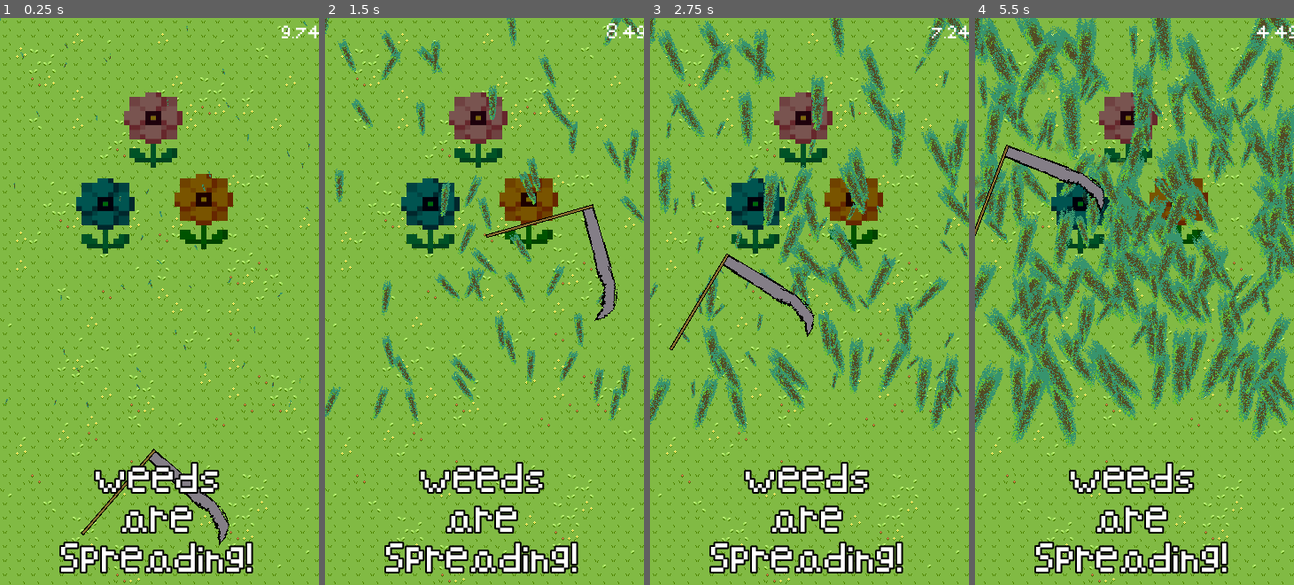
Above: before the commit, frames 1-4 (left to right).
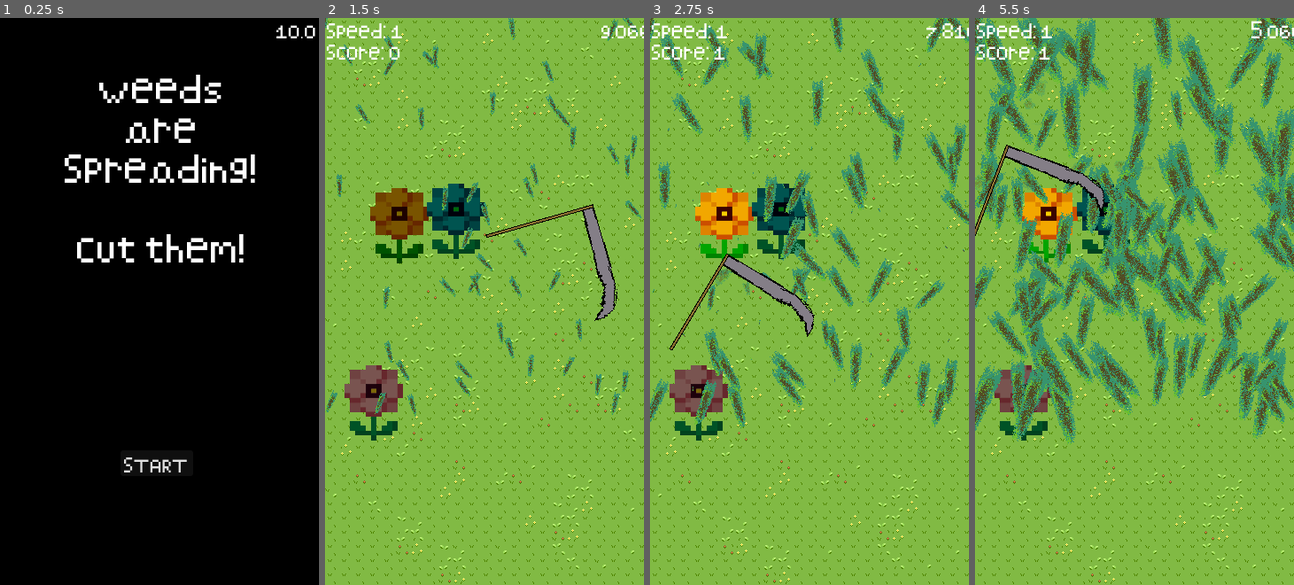
Above: after the commit, the same moments.

Repository: cjwadswo/SpreadIt
Game: Godot game, scene res://scenes/main.tscn
The game is run twice, just before and just after one commit, with the same random seed, the same clock (stepped at 60 frames per second) and the same inputs.
Inputs (mouse positions are in pixels of both pictures, inside the frame that each line leads up to):
- Up to frame 1 (0.25 s): no input
- Up to frame 2 (1.5 s): click (481, 465) at 0.5 s, where only the run after the commit has a clickable "START"; move the mouse to (554, 273) at 1.27 s; click (554, 273) at 1.42 s
- Up to frame 3 (2.75 s): move the mouse to (745, 329) at 2.02 s; click (745, 329) at 2.17 s
- Up to frame 4 (5.5 s): move the mouse to (1166, 176) at 2.77 s; click (1166, 176) at 2.92 s; move the mouse to (1118, 414) at 3.52 s; click (1118, 414) at 3.67 s; move the mouse to (1230, 386) at 4.27 s; click (1230, 386) at 4.42 s; move the mouse to (1038, 216) at 5.02 s; click (1038, 216) at 5.17 s

The runs differ from the first frame. In frame 1, 98% of the frame differs, in the area x 0-100%, y 0-100%; in frame 2, 17%; in frame 3, 20%; in frame 4, 30%.

Commit message:
0.01

Diff:
--- /dev/null
+++ b/Minigames/Weed_Killer/scenes/ScoreLabel.gd
@@ -0,0 +1,11 @@
+extends Label
+
+
+# Called when the node enters the scene tree for the first time.
+func _ready():
+	pass
+
+
+# Called every frame. 'delta' is the elapsed time since the previous frame.
+func _process(delta):
+	self.text = str("Score: ",Global.score)
--- /dev/null
+++ b/Minigames/Weed_Killer/scenes/SpeedLabel.gd
@@ -0,0 +1,11 @@
+extends Label
+
+
+# Called when the node enters the scene tree for the first time.
+func _ready():
+	self.text = str("Speed: ",Global.speed)
+
+
+# Called every frame. 'delta' is the elapsed time since the previous frame.
+func _process(delta):
+	pass
--- a/Minigames/Weed_Killer/scenes/Timer.gd
+++ /dev/null
@@ -1,9 +0,0 @@
-extends Timer
-
-func _ready():
-	self.start()
-
-func _process(delta):
-	$Label.text = str(self.time_left)
-	if self.time_left < 0.1:
-		Global.game_over = true
--- /dev/null
+++ b/Minigames/Weed_Killer/scenes/flower.tscn
@@ -0,0 +1,93 @@
+[gd_scene load_steps=14 format=3 uid="uid://d36ky7dganqmb"]
+
+[ext_resource type="Script" path="res://scripts/flower.gd" id="1_wllj4"]
+[ext_resource type="Texture2D" uid="uid://bxbn83chtuxye" path="res://sprites/fliower_sheet.png" id="2_u8pr0"]
+
+[sub_resource type="AtlasTexture" id="AtlasTexture_py7v2"]
+atlas = ExtResource("2_u8pr0")
+region = Rect2(0, 0, 72, 128)
+
+[sub_resource type="AtlasTexture" id="AtlasTexture_yman0"]
+atlas = ExtResource("2_u8pr0")
+region = Rect2(72, 0, 72, 128)
+
+[sub_resource type="AtlasTexture" id="AtlasTexture_q2sbm"]
+atlas = ExtResource("2_u8pr0")
+region = Rect2(144, 0, 72, 128)
+
+[sub_resource type="AtlasTexture" id="AtlasTexture_w64ir"]
+atlas = ExtResource("2_u8pr0")
+region = Rect2(216, 0, 72, 128)
+
+[sub_resource type="AtlasTexture" id="AtlasTexture_1hepa"]
+atlas = ExtResource("2_u8pr0")
+region = Rect2(288, 0, 72, 128)
+
+[sub_resource type="AtlasTexture" id="AtlasTexture_26jm2"]
+atlas = ExtResource("2_u8pr0")
+region = Rect2(360, 0, 72, 128)
+
+[sub_resource type="AtlasTexture" id="AtlasTexture_2h4u2"]
+atlas = ExtResource("2_u8pr0")
+region = Rect2(432, 0, 72, 128)
+
+[sub_resource type="AtlasTexture" id="AtlasTexture_7ir2q"]
+atlas = ExtResource("2_u8pr0")
+region = Rect2(504, 0, 72, 128)
+
+[sub_resource type="AtlasTexture" id="AtlasTexture_vhtxs"]
+atlas = ExtResource("2_u8pr0")
+region = Rect2(576, 0, 72, 128)
+
+[sub_resource type="SpriteFrames" id="SpriteFrames_tdff2"]
+animations = [{
+"frames": [{
+"duration": 1.0,
+"texture": SubResource("AtlasTexture_py7v2")
+}, {
+"duration": 1.0,
+"texture": SubResource("AtlasTexture_yman0")
+}, {
+"duration": 1.0,
+"texture": SubResource("AtlasTexture_q2sbm")
+}, {
+"duration": 1.0,
+"texture": SubResource("AtlasTexture_w64ir")
+}, {
+"duration": 1.0,
+"texture": SubResource("AtlasTexture_1hepa")
+}, {
+"duration": 1.0,
+"texture": SubResource("AtlasTexture_26jm2")
+}, {
+"duration": 1.0,
+"texture": SubResource("AtlasTexture_2h4u2")
+}, {
+"duration": 1.0,
+"texture": SubResource("AtlasTexture_7ir2q")
+}, {
+"duration": 1.0,
+"texture": SubResource("AtlasTexture_vhtxs")
+}],
+"loop": true,
+"name": &"default",
+"speed": 5.0
+}]
+
+[sub_resource type="RectangleShape2D" id="RectangleShape2D_s6qq0"]
+size = Vector2(66, 85)
+
+[node name="Flower" type="Area2D"]
+modulate = Color(0.501961, 0.501961, 0.501961, 1)
+position = Vector2(176, 332)
+collision_layer = 0
+script = ExtResource("1_wllj4")
+
+[node name="Sprite" type="AnimatedSprite2D" parent="."]
+sprite_frames = SubResource("SpriteFrames_tdff2")
+frame_progress = 0.0656753
+
+[node name="CollisionShape2D" type="CollisionShape2D" parent="."]
+visible = false
+position = Vector2(0, -5.5)
+shape = SubResource("RectangleShape2D_s6qq0")
--- a/Minigames/Weed_Killer/scenes/main.tscn
+++ b/Minigames/Weed_Killer/scenes/main.tscn
@@ -1,16 +1,20 @@
-[gd_scene load_steps=26 format=3 uid="uid://dou2henr0qryf"]
-
-[ext_resource type="Script" path="res://scripts/global.gd" id="1_jk130"]
+[gd_scene load_steps=30 format=3 uid="uid://dou2henr0qryf"]
+
+[ext_resource type="Script" path="res://scripts/main.gd" id="1_ognl5"]
 [ext_resource type="Texture2D" uid="uid://bxbn83chtuxye" path="res://sprites/fliower_sheet.png" id="2_ysujx"]
 [ext_resource type="PackedScene" uid="uid://dot15e1bdptgn" path="res://scenes/weapon.tscn" id="3_e530q"]
 [ext_resource type="Script" path="res://scripts/weed_generator.gd" id="3_jo4fp"]
 [ext_resource type="Texture2D" uid="uid://bth2dvp40weky" path="res://sprites/grass_tileset.png" id="4_33lhr"]
 [ext_resource type="PackedScene" uid="uid://cs0jxye6epk82" path="res://scenes/weeds.tscn" id="4_f2vxs"]
+[ext_resource type="Script" path="res://scripts/flower2.gd" id="5_nsby8"]
+[ext_resource type="Script" path="res://scripts/flower3.gd" id="6_h4gbc"]
 [ext_resource type="AudioStream" uid="uid://d3gyjxws3fsb" path="res://sounds/music.mp3" id="6_rf8jr"]
-[ext_resource type="Script" path="res://scenes/flower.gd" id="7_qmp0j"]
+[ext_resource type="Script" path="res://scripts/flower.gd" id="7_qmp0j"]
 [ext_resource type="FontFile" uid="uid://ctxvr2siy75fd" path="res://pixely_font.ttf" id="9_rsrex"]
-[ext_resource type="Script" path="res://scenes/Label.gd" id="10_k4ho5"]
-[ext_resource type="Script" path="res://scenes/Timer.gd" id="11_s5t42"]
+[ext_resource type="Script" path="res://scripts/Label.gd" id="10_k4ho5"]
+[ext_resource type="Script" path="res://scripts/Timer.gd" id="11_s5t42"]
+[ext_resource type="Script" path="res://scenes/SpeedLabel.gd" id="13_07pvn"]
+[ext_resource type="Script" path="res://scenes/ScoreLabel.gd" id="14_axm2p"]
 
 [sub_resource type="TileSetAtlasSource" id="TileSetAtlasSource_2sqmc"]
 texture = ExtResource("4_33lhr")
@@ -120,7 +124,7 @@
 shadow_size = 0
 
 [node name="Main" type="Node2D"]
-script = ExtResource("1_jk130")
+script = ExtResource("1_ognl5")
 
 [node name="TileMap" type="TileMap" parent="."]
 tile_set = SubResource("TileSet_vdeoj")
@@ -129,7 +133,8 @@
 
 [node name="Flower" type="Area2D" parent="."]
 modulate = Color(0.501961, 0.501961, 0.501961, 1)
-position = Vector2(173, 132)
+position = Vector2(176, 332)
+collision_layer = 0
 script = ExtResource("7_qmp0j")
 
 [node name="Sprite" type="AnimatedSprite2D" parent="Flower"]
@@ -144,6 +149,7 @@
 [node name="Flower2" type="Area2D" parent="."]
 modulate = Color(0.501961, 0.501961, 0.501961, 1)
 position = Vector2(230, 224)
+collision_layer = 0
 script = ExtResource("7_qmp0j")
 
 [node name="Sprite" type="AnimatedSprite2D" parent="Flower2"]
@@ -159,6 +165,7 @@
 [node name="Flower3" type="Area2D" parent="."]
 modulate = Color(0.501961, 0.501961, 0.501961, 1)
 position = Vector2(119, 229)
+collision_layer = 0
 script = ExtResource("7_qmp0j")
 
 [node name="Sprite" type="AnimatedSprite2D" parent="Flower3"]
@@ -167,6 +174,106 @@
 frame_progress = 0.0656753
 
 [node name="CollisionShape2D" type="CollisionShape2D" parent="Flower3"]
+visible = false
+position = Vector2(0, -5.5)
+shape = SubResource("RectangleShape2D_s6qq0")
+
+[node name="Flower4" type="Area2D" parent="."]
+visible = false
+modulate = Color(0.501961, 0.501961, 0.501961, 1)
+position = Vector2(156, 335)
+collision_layer = 0
+script = ExtResource("5_nsby8")
+
+[node name="Sprite" type="AnimatedSprite2D" parent="Flower4"]
+modulate = Color(0, 1, 1, 1)
+sprite_frames = SubResource("SpriteFrames_tdff2")
+frame_progress = 0.0656753
+
+[node name="CollisionShape2D" type="CollisionShape2D" parent="Flower4"]
+visible = false
+position = Vector2(0, -5.5)
+shape = SubResource("RectangleShape2D_s6qq0")
+
+[node name="Flower5" type="Area2D" parent="."]
+visible = false
+modulate = Color(0.501961, 0.501961, 0.501961, 1)
+position = Vector2(244, 329)
+collision_layer = 0
+script = ExtResource("5_nsby8")
+
+[node name="Sprite" type="AnimatedSprite2D" parent="Flower5"]
+modulate = Color(1, 1, 0, 1)
+sprite_frames = SubResource("SpriteFrames_tdff2")
+frame_progress = 0.0656753
+
+[node name="CollisionShape2D" type="CollisionShape2D" parent="Flower5"]
+visible = false
+position = Vector2(0, -5.5)
+shape = SubResource("RectangleShape2D_s6qq0")
+
+[node name="Flower6" type="Area2D" parent="."]
+visible = false
+modulate = Color(0.501961, 0.501961, 0.501961, 1)
+position = Vector2(224, 332)
+collision_layer = 0
+script = ExtResource("5_nsby8")
+
+[node name="Sprite" type="AnimatedSprite2D" parent="Flower6"]
+sprite_frames = SubResource("SpriteFrames_tdff2")
+frame_progress = 0.0656753
+
+[node name="CollisionShape2D" type="CollisionShape2D" parent="Flower6"]
+visible = false
+position = Vector2(0, -5.5)
+shape = SubResource("RectangleShape2D_s6qq0")
+
+[node name="Flower7" type="Area2D" parent="."]
+visible = false
+modulate = Color(0.501961, 0.501961, 0.501961, 1)
+position = Vector2(126, 328)
+collision_layer = 0
+script = ExtResource("6_h4gbc")
+
+[node name="Sprite" type="AnimatedSprite2D" parent="Flower7"]
+sprite_frames = SubResource("SpriteFrames_tdff2")
+frame_progress = 0.0656753
+
+[node name="CollisionShape2D" type="CollisionShape2D" parent="Flower7"]
+visible = false
+position = Vector2(0, -5.5)
+shape = SubResource("RectangleShape2D_s6qq0")
+
+[node name="Flower8" type="Area2D" parent="."]
+visible = false
+modulate = Color(0.501961, 0.501961, 0.501961, 1)
+position = Vector2(302, 264)
+collision_layer = 0
+script = ExtResource("6_h4gbc")
+
+[node name="Sprite" type="AnimatedSprite2D" parent="Flower8"]
+modulate = Color(1, 1, 0, 1)
+sprite_frames = SubResource("SpriteFrames_tdff2")
+frame_progress = 0.0656753
+
+[node name="CollisionShape2D" type="CollisionShape2D" parent="Flower8"]
+visible = false
+position = Vector2(0, -5.5)
+shape = SubResource("RectangleShape2D_s6qq0")
+
+[node name="Flower9" type="Area2D" parent="."]
+visible = false
+modulate = Color(0.501961, 0.501961, 0.501961, 1)
+position = Vector2(96, 339)
+collision_layer = 0
+script = ExtResource("6_h4gbc")
+
+[node name="Sprite" type="AnimatedSprite2D" parent="Flower9"]
+modulate = Color(0, 1, 1, 1)
+sprite_frames = SubResource("SpriteFrames_tdff2")
+frame_progress = 0.0656753
+
+[node name="CollisionShape2D" type="CollisionShape2D" parent="Flower9"]
 visible = false
 position = Vector2(0, -5.5)
 shape = SubResource("RectangleShape2D_s6qq0")
@@ -188,39 +295,85 @@
 volume_db = -20.0
 autoplay = true
 
-[node name="Label" type="Label" parent="."]
+[node name="Timer" type="Timer" parent="."]
+wait_time = 10.0
+script = ExtResource("11_s5t42")
+
+[node name="Label" type="Label" parent="Timer"]
+offset_left = 312.0
+offset_top = 2.0
+offset_right = 358.0
+offset_bottom = 25.0
+theme_override_fonts/font = ExtResource("9_rsrex")
+text = "10.0"
+
+[node name="SpeedLabel" type="Label" parent="."]
+offset_left = 2.0
+offset_top = 2.0
+offset_right = 76.0
+offset_bottom = 25.0
+theme_override_fonts/font = ExtResource("9_rsrex")
+text = "Speed: "
+script = ExtResource("13_07pvn")
+
+[node name="ScoreLabel" type="Label" parent="."]
+offset_left = 2.0
+offset_top = 26.0
+offset_right = 76.0
+offset_bottom = 49.0
+theme_override_fonts/font = ExtResource("9_rsrex")
+text = "Score: "
+script = ExtResource("14_axm2p")
+
+[node name="Pause" type="ColorRect" parent="."]
+process_mode = 2
+visible = false
+offset_right = 360.0
+offset_bottom = 640.0
+color = Color(0, 0, 0, 1)
+
+[node name="Label" type="Label" parent="Pause"]
+layout_mode = 1
 anchors_preset = 8
 anchor_left = 0.5
 anchor_top = 0.5
 anchor_right = 0.5
 anchor_bottom = 0.5
-offset_left = 44.0
-offset_top = 536.0
-offset_right = 314.0
-offset_bottom = 578.0
+offset_left = -132.0
+offset_top = -268.0
+offset_right = 138.0
+offset_bottom = -46.0
 grow_horizontal = 2
 grow_vertical = 2
 pivot_offset = Vector2(135, 21)
 size_flags_horizontal = 4
 text = "Weeds
 are
-Spreading!"
+Spreading!
+
+Cut them!"
 label_settings = SubResource("LabelSettings_hkswq")
 horizontal_alignment = 1
 vertical_alignment = 2
 script = ExtResource("10_k4ho5")
 
-[node name="Timer" type="Timer" parent="."]
-wait_time = 10.0
-one_shot = true
-script = ExtResource("11_s5t42")
-
-[node name="Label" type="Label" parent="Timer"]
-offset_left = 318.0
-offset_top = 2.0
-offset_right = 358.0
-offset_bottom = 25.0
+[node name="Button" type="Button" parent="Pause"]
+layout_mode = 0
+offset_left = 136.0
+offset_top = 488.0
+offset_right = 218.0
+offset_bottom = 517.0
 theme_override_fonts/font = ExtResource("9_rsrex")
-text = "5"
-
+text = "START"
+
+[connection signal="emitscore" from="Flower" to="." method="_on_flower_emitscore"]
+[connection signal="emitscore" from="Flower2" to="." method="_on_flower_emitscore"]
+[connection signal="emitscore" from="Flower3" to="." method="_on_flower_emitscore"]
+[connection signal="emitscore" from="Flower4" to="." method="_on_flower_emitscore"]
+[connection signal="emitscore" from="Flower5" to="." method="_on_flower_emitscore"]
+[connection signal="emitscore" from="Flower6" to="." method="_on_flower_emitscore"]
+[connection signal="emitscore" from="Flower7" to="." method="_on_flower_emitscore"]
+[connection signal="emitscore" from="Flower8" to="." method="_on_flower_emitscore"]
+[connection signal="emitscore" from="Flower9" to="." method="_on_flower_emitscore"]
 [connection signal="timeout" from="Weed_Generator/Timer" to="Weed_Generator" method="_on_timer_timeout"]
+[connection signal="pressed" from="Pause/Button" to="." method="_on_button_pressed"]
--- a/Minigames/Weed_Killer/scenes/Label.gd
+++ b/Minigames/Weed_Killer/scripts/Label.gd
@@ -14,4 +14,3 @@
 
 func _ready():
 	pass
-	#text = "Cut the Weeds!"
--- /dev/null
+++ b/Minigames/Weed_Killer/scripts/Timer.gd
@@ -0,0 +1,13 @@
+extends Timer
+@export var next_scene = "res://scenes/main.tscn"
+
+func _ready():
+	set_wait_time(Global.speed * -10)
+	print(self.get_wait_time())
+	self.start()
+
+func _process(delta):
+	$Label.text = str(self.time_left)
+	if self.time_left < 0.1:
+		Global.game_over = true
+		get_tree().change_scene_to_file(next_scene)
--- /dev/null
+++ b/Minigames/Weed_Killer/scripts/flower.gd
@@ -0,0 +1,18 @@
+extends Area2D
+var startvar = 0
+signal emitscore()
+
+func _ready():
+	$Sprite.pause()
+	var startpos = Vector2(randf_range(32,320), randf_range(50,440))
+	position = startpos
+
+func _process(delta):
+	startvar += 0.5 * delta
+	var overlapping_areas = get_overlapping_areas()
+	if startvar > 1:
+		if overlapping_areas.size() < 1:
+			set_process(false)
+			$Sprite.play()
+			modulate = Color.WHITE
+			emitscore.emit()
--- /dev/null
+++ b/Minigames/Weed_Killer/scripts/flower2.gd
@@ -0,0 +1,20 @@
+extends Area2D
+var startvar = 0
+signal emitscore()
+
+func _ready():
+	if Global.speed > 2.0:
+		self.visible = true
+	$Sprite.pause()
+	var startpos = Vector2(randf_range(32,320), randf_range(50,440))
+	position = startpos
+
+func _process(delta):
+	startvar += 0.5 * delta
+	var overlapping_areas = get_overlapping_areas()
+	if startvar > 1:
+		if overlapping_areas.size() < 1:
+			set_process(false)
+			$Sprite.play()
+			modulate = Color.WHITE
+			emitscore.emit()
--- /dev/null
+++ b/Minigames/Weed_Killer/scripts/flower3.gd
@@ -0,0 +1,20 @@
+extends Area2D
+var startvar = 0
+signal emitscore()
+
+func _ready():
+	if Global.speed > 3.0:
+		self.visible = true
+	$Sprite.pause()
+	var startpos = Vector2(randf_range(32,320), randf_range(50,440))
+	position = startpos
+
+func _process(delta):
+	startvar += 0.5 * delta
+	var overlapping_areas = get_overlapping_areas()
+	if startvar > 1:
+		if overlapping_areas.size() < 1:
+			set_process(false)
+			$Sprite.play()
+			modulate = Color.WHITE
+			emitscore.emit()
--- a/Minigames/Weed_Killer/scripts/global.gd
+++ b/Minigames/Weed_Killer/scripts/global.gd
@@ -2,12 +2,6 @@
 
 var score = 0
 var game_over = false
-
-# Called when the node enters the scene tree for the first time.
-func _ready():
-	pass
-
-# Called every frame. 'delta' is the elapsed time since the previous frame.
-func _process(delta):
-	if game_over == true:
-		print("game over")
+var game_start = false
+var is_game_paused = false
+var speed = 1.0
--- /dev/null
+++ b/Minigames/Weed_Killer/scripts/main.gd
@@ -0,0 +1,19 @@
+extends Node2D
+
+func game_won():
+	pass
+
+func _ready():
+	$Pause.visible = true
+	get_tree().paused = true
+
+func _process(delta):
+	pass
+
+func _on_button_pressed():
+	get_tree().paused = false
+	$Pause.visible = false
+
+func _on_flower_emitscore():
+	Global.score += 1
+	print("emit done")
--- a/Minigames/Weed_Killer/scripts/weed_generator.gd
+++ b/Minigames/Weed_Killer/scripts/weed_generator.gd
@@ -1,7 +1,7 @@
 extends Node
 
 @export var weed_scene = preload("res://scenes/weeds.tscn")
-@export var weed_count = 50
+@export var weed_count = 50 * Global.speed
 var node_count
 
 func _ready():
@@ -21,9 +21,9 @@
 func _on_timer_timeout():
 	var node_count = get_tree().get_nodes_in_group("Weeds").size()
 	print(node_count)
-	if node_count < 250:
+	if node_count < (100 * Global.speed):
 		generate_weeds()
 
 func _process(delta):
-	if Global.score > 2:
+	if Global.score > 1:
 		%Timer.stop()
--- a/Minigames/Weed_Killer/scripts/weeds.gd
+++ b/Minigames/Weed_Killer/scripts/weeds.gd
@@ -1,7 +1,7 @@
 extends Node2D
 
 @export var health = 10
-@export var scale_speed = 0.25
+@export var scale_speed = (0.25 * Global.speed) as float
 var target_scale = Vector2(1.0, 1.0)
 
 func _ready():
@@ -19,7 +19,6 @@
 	$CPUParticles2D.emitting = true
 	if health <= 0:
 		queue_free()
-		Global.score += 1
 
 func _on_body_entered(body):
 	if body.is_in_group("Weapon"):
Empty file removed: Minigames/Weed_Killer/scenes/Control.gd
